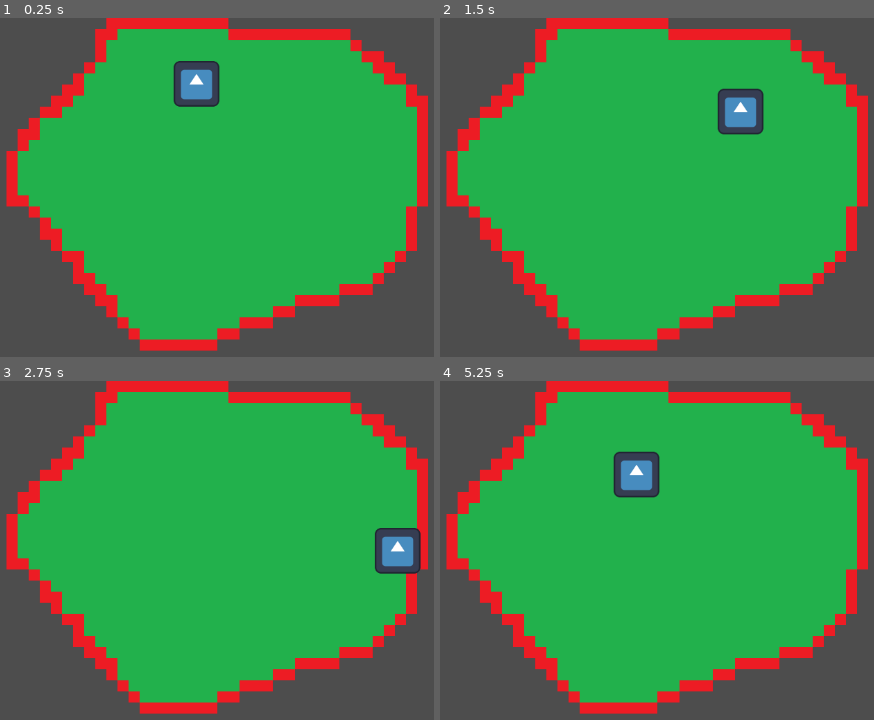
Above: before the commit, frames 1-4 (two rows, left to right).
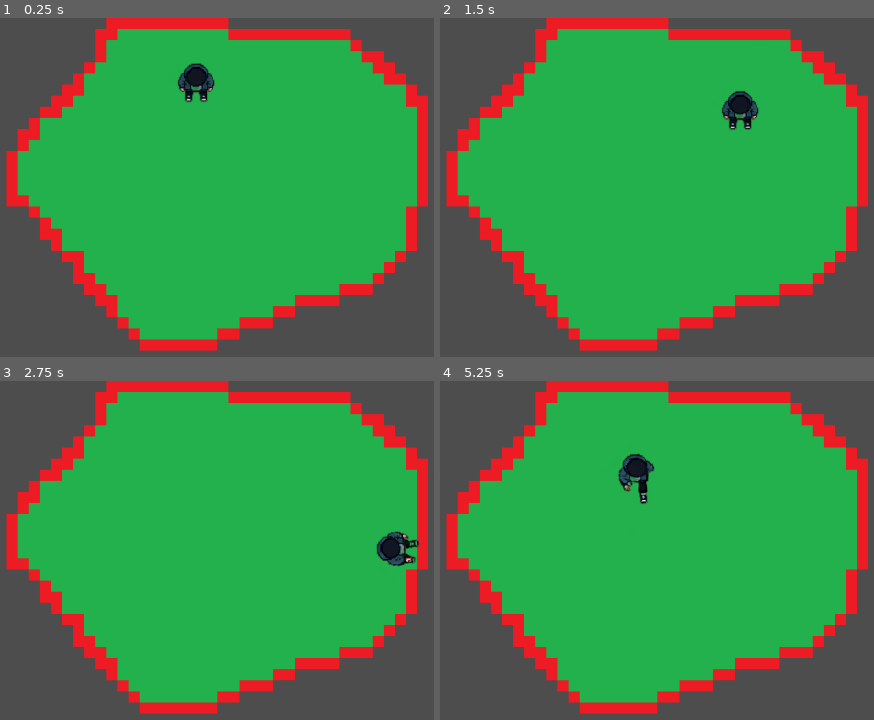
Above: after the commit, the same moments.

Repository: ToadMonarch/Game4GoodPermanent
Game: Godot game, scene res://Scenes/start.tscn
The game is run twice, just before and just after one commit, with the same random seed, the same clock (stepped at 60 frames per second) and the same inputs. The engine's default icon, where the game draws it, is replaced by a stand-in: a white triangle on a blue panel in a dark square.
Inputs (mouse positions are in pixels of both pictures, inside the frame that each line leads up to):
- Up to frame 1 (0.25 s): no input
- Up to frame 2 (1.5 s): tap Enter at 0.5 s; move the mouse to (outside the picture) at 0.52 s; hold Right (ui_right) 0.53-1.28 s; click (outside the picture) at 0.6 s; move the mouse to (630, 265) at 1.27 s; hold Down (ui_down) from 1.28 s (still down); click (630, 265) at 1.35 s
- Up to frame 3 (2.75 s): move the mouse to (429, 506) at 2.02 s; release Down (ui_down) at 2.03 s; hold Right (ui_right) from 2.03 s (still down); click (429, 506) at 2.1 s
- Up to frame 4 (5.25 s): move the mouse to (752, 696) at 2.77 s; release Right (ui_right) at 2.78 s; hold Up (ui_up) 2.78-3.53 s; click (752, 696) at 2.85 s; move the mouse to (outside the picture) at 3.52 s; hold Left (ui_left) 3.53-5.03 s; click (outside the picture) at 3.6 s; move the mouse to (552, 536) at 4.27 s; click (552, 536) at 4.35 s; move the mouse to (830, 604) at 5.02 s; hold Down (ui_down) from 5.03 s (still down); click (830, 604) at 5.1 s

The runs differ from the first frame. In frame 1, 1.4% of the frame differs, in the area x 39-51%, y 12-27%; in frame 2, 1.4%; in frame 3, 1.4%; in frame 4, 1.5%, in the area x 39-51%, y 20-37%.

Commit message:
Animated sprite added

Diff:
--- a/game-4-good-rpg/Scenes/PlayerMovement/character_body_2d.tscn
+++ b/game-4-good-rpg/Scenes/PlayerMovement/character_body_2d.tscn
@@ -1,17 +1,89 @@
 [gd_scene format=3 uid="uid://d1skljlv2mige"]
 
 [ext_resource type="Script" uid="uid://dao06xuuvxo22" path="res://Scripts/PlayerScript.gd" id="1_ymxaj"]
-[ext_resource type="Texture2D" uid="uid://0ku34rhme1t8" path="res://Sprites/icon.svg" id="2_88kja"]
+[ext_resource type="Texture2D" uid="uid://c8eldgpjr6c1t" path="res://Sprites/03-Sprite sheet (12 Frames).png" id="2_7c1s5"]
+
+[sub_resource type="AtlasTexture" id="AtlasTexture_h3m61"]
+atlas = ExtResource("2_7c1s5")
+region = Rect2(0, 0, 768, 448)
+
+[sub_resource type="AtlasTexture" id="AtlasTexture_0kqu3"]
+atlas = ExtResource("2_7c1s5")
+region = Rect2(0, 0, 768, 448)
+
+[sub_resource type="AtlasTexture" id="AtlasTexture_h7dnb"]
+atlas = ExtResource("2_7c1s5")
+region = Rect2(768, 0, 768, 448)
+
+[sub_resource type="AtlasTexture" id="AtlasTexture_3sfga"]
+atlas = ExtResource("2_7c1s5")
+region = Rect2(1536, 0, 768, 448)
+
+[sub_resource type="AtlasTexture" id="AtlasTexture_18dwo"]
+atlas = ExtResource("2_7c1s5")
+region = Rect2(2304, 0, 768, 448)
+
+[sub_resource type="AtlasTexture" id="AtlasTexture_to3lk"]
+atlas = ExtResource("2_7c1s5")
+region = Rect2(0, 448, 768, 448)
+
+[sub_resource type="AtlasTexture" id="AtlasTexture_dsp7a"]
+atlas = ExtResource("2_7c1s5")
+region = Rect2(768, 448, 768, 448)
+
+[sub_resource type="AtlasTexture" id="AtlasTexture_rqeyi"]
+atlas = ExtResource("2_7c1s5")
+region = Rect2(1536, 448, 768, 448)
+
+[sub_resource type="AtlasTexture" id="AtlasTexture_f2srx"]
+atlas = ExtResource("2_7c1s5")
+region = Rect2(768, 896, 768, 448)
+
+[sub_resource type="AtlasTexture" id="AtlasTexture_ru237"]
+atlas = ExtResource("2_7c1s5")
+region = Rect2(2304, 896, 768, 448)
 
 [sub_resource type="SpriteFrames" id="SpriteFrames_gbyq6"]
 animations = [{
 "frames": [{
 "duration": 1.0,
-"texture": ExtResource("2_88kja")
+"texture": SubResource("AtlasTexture_h3m61")
 }],
 "loop": true,
-"name": &"default",
+"name": &"Idle",
 "speed": 5.0
+}, {
+"frames": [{
+"duration": 1.0,
+"texture": SubResource("AtlasTexture_0kqu3")
+}, {
+"duration": 1.0,
+"texture": SubResource("AtlasTexture_h7dnb")
+}, {
+"duration": 1.0,
+"texture": SubResource("AtlasTexture_3sfga")
+}, {
+"duration": 1.0,
+"texture": SubResource("AtlasTexture_18dwo")
+}, {
+"duration": 1.0,
+"texture": SubResource("AtlasTexture_to3lk")
+}, {
+"duration": 1.0,
+"texture": SubResource("AtlasTexture_dsp7a")
+}, {
+"duration": 1.0,
+"texture": SubResource("AtlasTexture_rqeyi")
+}, {
+"duration": 1.0,
+"texture": SubResource("AtlasTexture_f2srx")
+}, {
+"duration": 1.0,
+"texture": SubResource("AtlasTexture_ru237")
+}],
+"loop": true,
+"name": &"Walk",
+"speed": 10.0
 }]
 
 [node name="Player" type="CharacterBody2D" unique_id=1301413091]
@@ -19,5 +91,6 @@
 
 [node name="AnimatedSprite2D" type="AnimatedSprite2D" parent="." unique_id=82941369]
 sprite_frames = SubResource("SpriteFrames_gbyq6")
+animation = &"Idle"
 
 [node name="CollisionShape2D" type="CollisionShape2D" parent="." unique_id=59239980]
--- a/game-4-good-rpg/Scripts/PlayerScript.gd
+++ b/game-4-good-rpg/Scripts/PlayerScript.gd
@@ -3,6 +3,8 @@
 @export var speed := 200
 var target_position: Vector2
 var using_mouse := false
+
+@onready var animsprite = $AnimatedSprite2D
 
 func _ready():
 	target_position = global_position
@@ -35,6 +37,15 @@
 
 	move_and_slide()
 
+	update_animation()
+
+func update_animation():
+	if velocity.length() > 0:
+		animsprite.play("Walk")
+		animsprite.rotation = velocity.angle() - PI / 2
+	else:
+		animsprite.play("Idle")
+
 	#This is my mark - ayden
 	# Leo successfuly updated the script
 	#This is not my work - Stevem
Binary file added: game-4-good-rpg/Sprites/03-Sprite sheet (12 Frames).png
Not shown, added: game-4-good-rpg/Sprites/03-Sprite sheet (12 Frames).png.import
